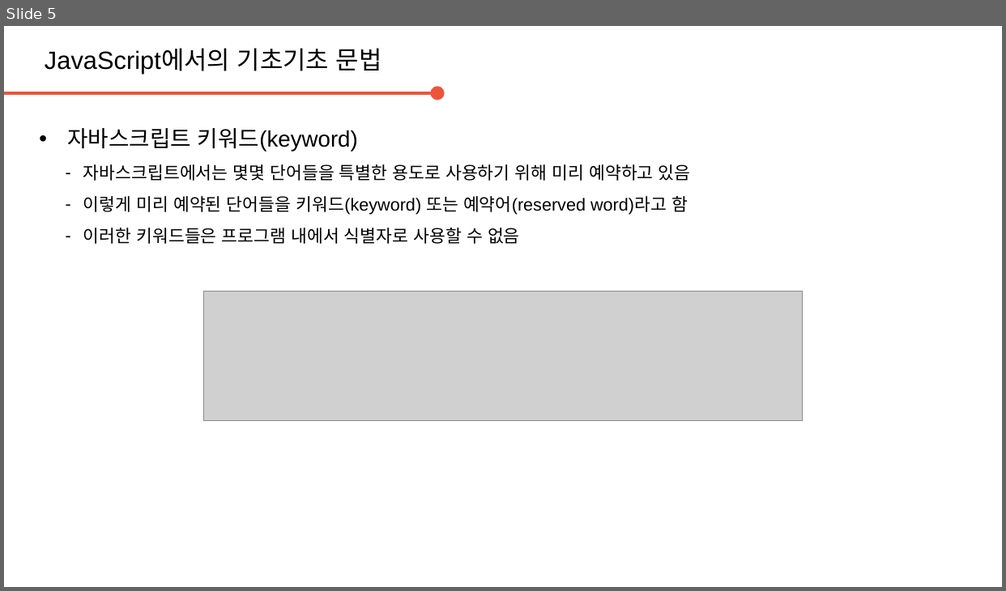
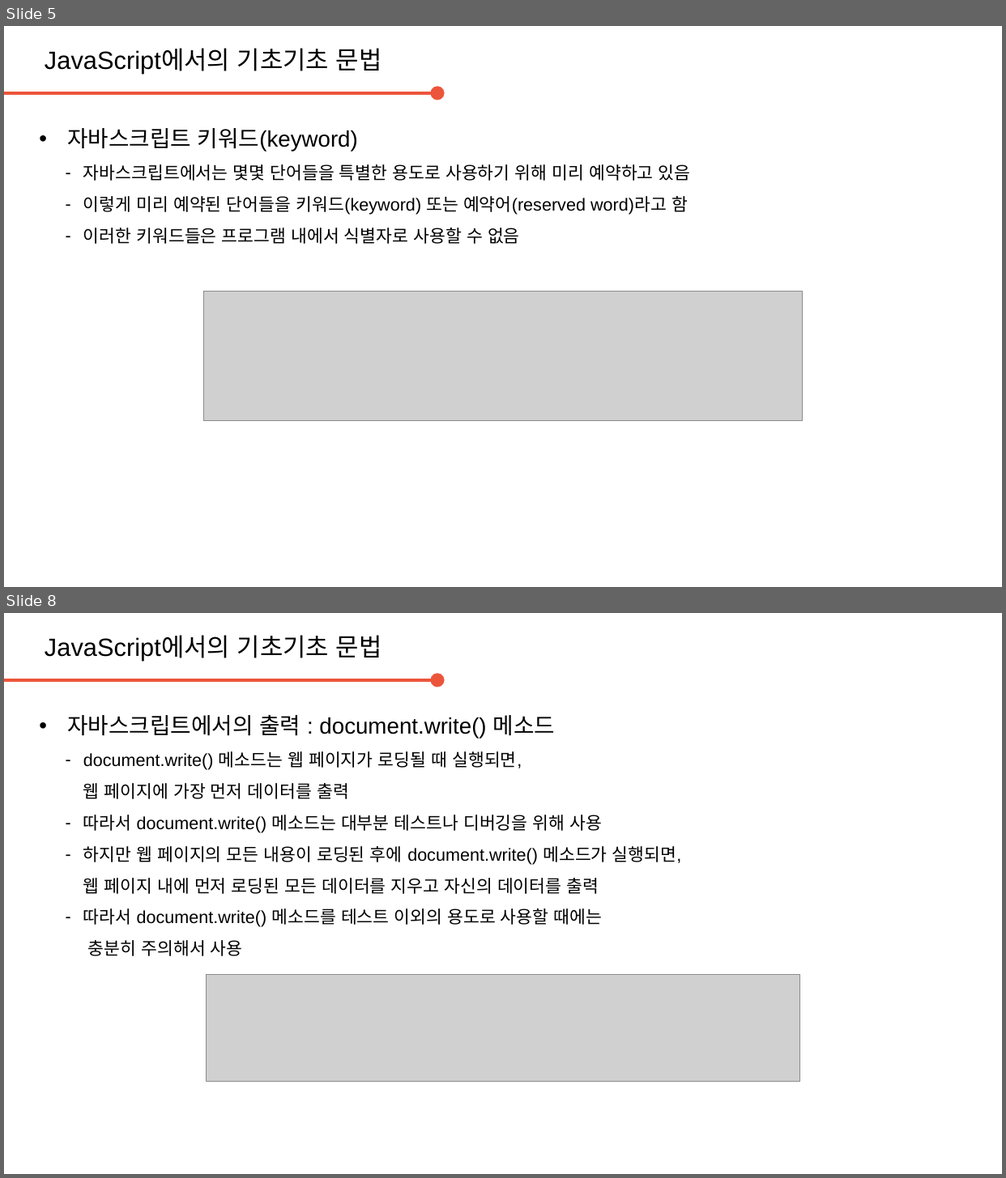
Before and after one commit to daegukdo/GCWM, a slide deck: 30/200729_JavaScript_basic_syntax.pptx. Shown one above the other, each under a label of ours: slide 5 before the commit, slides 5 and 8 after it; the slides between them are not shown. The pictures are 1006x591 and 1006x1178 pixels, drawn with LibreOffice and Linux fonts; fonts in the diff are those of the drawing; grey boxes stand for pictures; background and template pictures are left out. Boxes give left, top, right and bottom in pixels: in the first picture for what was removed or moved away, otherwise in the second. Text is boxed around its words. In the diff, an @@ line names an element or a change of style, - is before the commit and + after.

Commit message:
get coding with me  - edit JavaScript resource (basic : output)

```diff
--- a/30/200729_JavaScript_basic_syntax.pptx
+++ b/30/200729_JavaScript_basic_syntax.pptx
@@ slide 8 added at (4,613,1002,1174), background #FFFFFF @@
@@ text added at (44,635,382,660), 20 pt, text #000000 @@
+JavaScript에서의 기초기초 문법
@@ arrow added from (4, 680) to (438, 680), #ED553B 2.25 pt @@
@@ text added at (67,715,682,956), 14 pt, text #000000 @@
+• 자바스크립트에서의 출력 : document.write() 메소드
+  – document.write() 메소드는 웹 페이지가 로딩될 때 실행되면,
+    웹 페이지에 가장 먼저 데이터를 출력
+  – 따라서 document.write() 메소드는 대부분 테스트나 디버깅을 위해 사용
+  – 하지만 웹 페이지의 모든 내용이 로딩된 후에 document.write() 메소드가 실행되면,
+    웹 페이지 내에 먼저 로딩된 모든 데이터를 지우고 자신의 데이터를 출력
+  – 따라서 document.write() 메소드를 테스트 이외의 용도로 사용할 때에는
+    충분히 주의해서 사용
@@ picture added at (206,975,799,1082) @@
```
Also in this commit, not shown: 4 other slides added, 1 other file.
